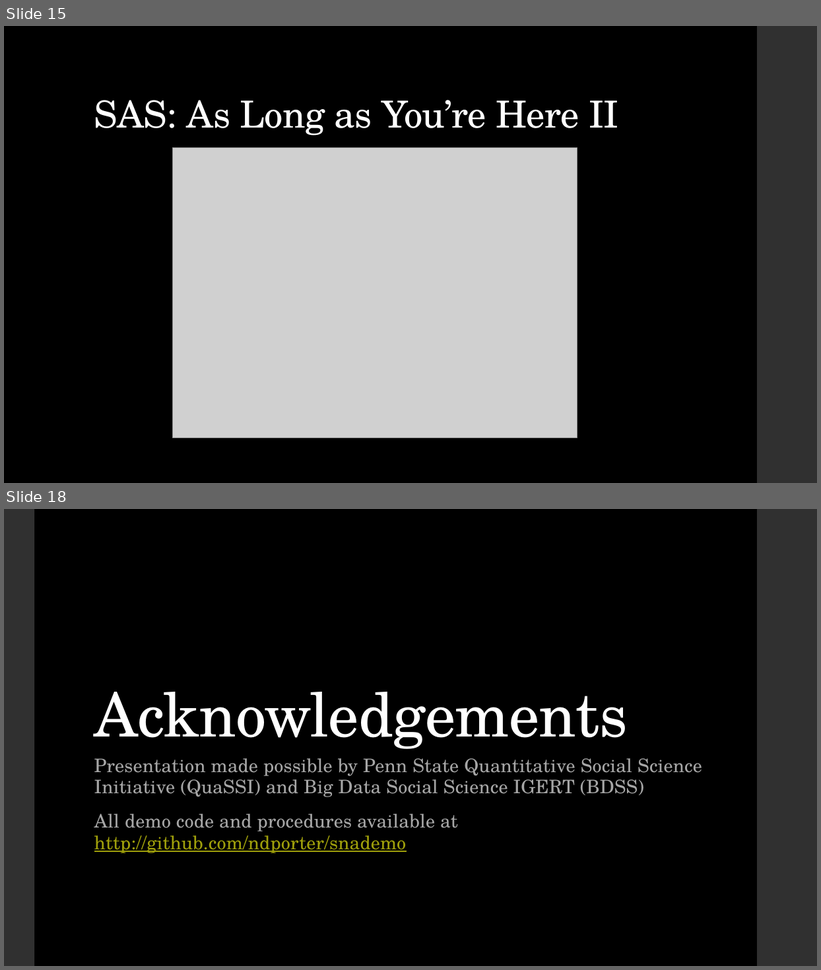
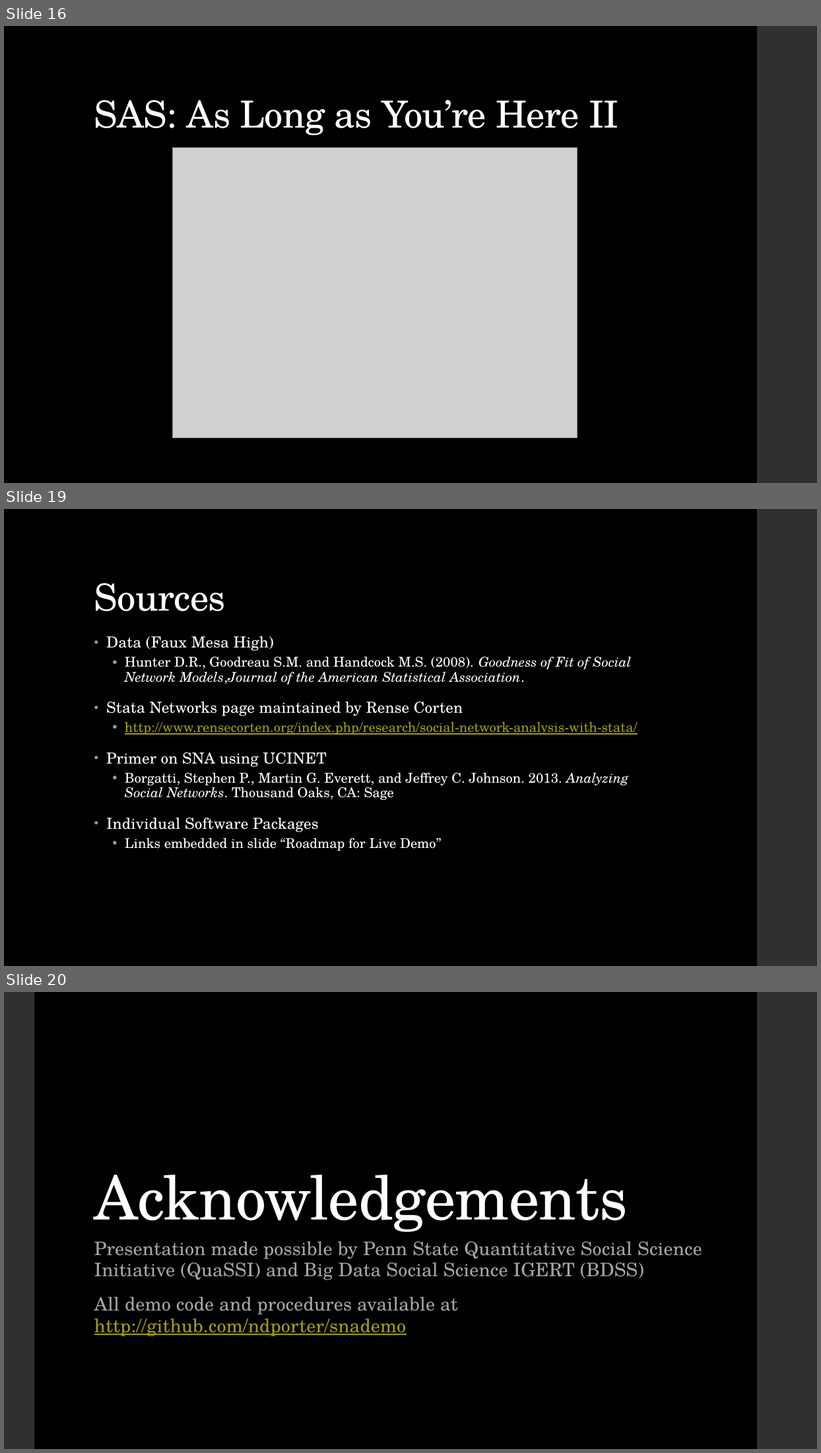
Before and after one commit to ndporter/snademo, a slide deck: Choosing a Social Network Tool (December 2013).pptx. Shown one above the other, each under a label of ours: slides 15 and 18 before the commit, slides 16, 19 and 20 after it; the slides between them are not shown. The pictures are 821x970 and 821x1453 pixels, drawn with LibreOffice and Linux fonts; fonts in the diff are those of the drawing; grey boxes stand for pictures. Boxes give left, top, right and bottom in pixels: in the first picture for what was removed or moved away, otherwise in the second. Text is boxed around its words. In the diff, an @@ line names an element or a change of style, - is before the commit and + after.

Commit message:
Updated PPTX
Added sources and how to use Github repo slides plus miscellaneous
updates.

```diff
--- a/Choosing a Social Network Tool (December 2013).pptx
+++ b/Choosing a Social Network Tool (December 2013).pptx
@@ slide 19 added at (4, 509, 817, 966), background #000000; not listed: 1 template element that a slide beside it also shows @@
@@ title added at (94, 583, 226, 611), 44 pt, text #FFFFFF @@
+Sources
@@ text added at (106, 636, 638, 851), 16 pt, text #FFFFFF @@
+• Data (Faux Mesa High)
+  • Hunter D.R., Goodreau S.M. and Handcock M.S. (2008). Goodness of Fit of Social Network Models,Journal of the American Statistical Association.
+• Stata Networks page maintained by Rense Corten
+  • http://www.rensecorten.org/index.php/research/social-network-analysis-with-stata/
+• Primer on SNA using UCINET
+  • Borgatti, Stephen P., Martin G. Everett, and Jeffrey C. Johnson. 2013. Analyzing Social Networks. Thousand Oaks, CA: Sage
+• Individual Software Packages
+  • Links embedded in slide “Roadmap for Live Demo”
@@ what was slide 15 is now slide 16 @@
@@ what was slide 18 is now slide 20 @@
```
Also in this commit, not shown: 4 slides changed, 1 other slide added.
